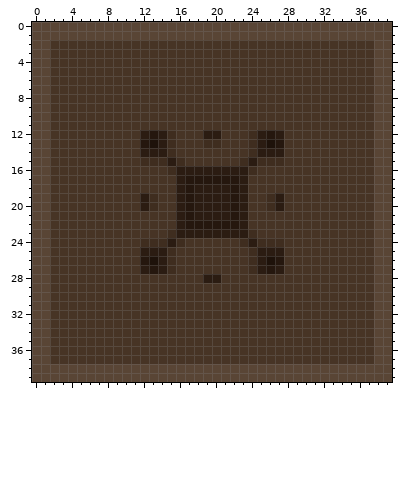
Edited in one commit: pixel-art sprite (cpp/res/entities/tiles/rubbertile.png). This is how it looked before the edit.
The file is 40x40 pixels. Colours within 5 levels of each other are drawn and written as one.
The result:
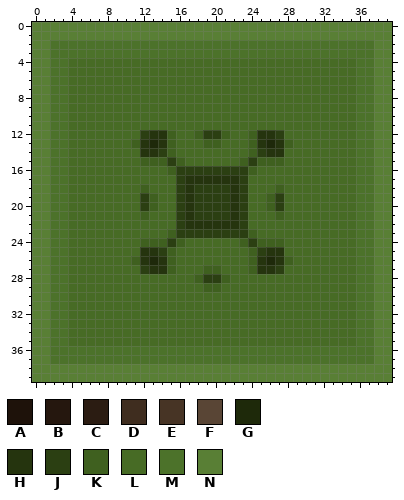
Palette (. is transparent): A #1e120a  B #25170e  C #2b1c12  D #3f2d1f  E #473425  F #594535  G #1e290a  H #25340e  J #2b3f12  K #3f601f  L #476b25  M #4c722a  N #597f35
What changed:
Changed rows in their new state; - is an unchanged pixel.
first column x 0:
 0 NNNNNNNNNNNNNNNNNNNNNNNNNNNNNNNNNNNNNNNN
 1 NNNNNNNNNNNNNNNNNNNNNNNNNNNNNNNNNNNNNNNN
 2 NNMMMMMMMMMMMMMMMMMMMMMMMMMMMMMMMMMMMMNN
 3 NNMMMMMMMMMMMMMMMMMMMMMMMMMMMMMMMMMMMMNN
 4 NNMMLLLLLLLLLLLLLLLLLLLLLLLLLLLLLLLLMMNN
 5 NNMMLLLLLLLLLLLLLLLLLLLLLLLLLLLLLLLLMMNN
 6 NNMMLLLLLLLLLLLLLLLLLLLLLLLLLLLLLLLLMMNN
 7 NNMMLLLLLLLLLLLLLLLLLLLLLLLLLLLLLLLLMMNN
 8 NNMMLLLLLLLLLLLLLLLLLLLLLLLLLLLLLLLLMMNN
 9 NNMMLLLLLLLLLLLLLLLLLLLLLLLLLLLLLLLLMMNN
10 NNMMLLLLLLLLLLLLLLLLLLLLLLLLLLLLLLLLMMNN
11 NNMMLLLLLLLLLLLLLLLLLLLLLLLLLLLLLLLLMMNN
12 NNMMLLLLLLLLJHHKLLKJJKLLKHHJLLLLLLLLMMNN
13 NNMMLLLLLLLKHGHKLLLKKLLLKHGHKLLLLLLLMMNN
14 NNMMLLLLLLLLHHJKLLLLLLLLKJHHLLLLLLLLMMNN
15 NNMMLLLLLLLLKKKJKLLLLLLKJKKKLLLLLLLLMMNN
16 NNMMLLLLLLLLLLLKJJJJJJJJKLLLLLLLLLLLMMNN
17 NNMMLLLLLLLLLLLLJHHHHHHJLLLLLLLLLLLLMMNN
18 NNMMLLLLLLLLKLLLJHJJJJHJLLLKLLLLLLLLMMNN
19 NNMMLLLLLLLLJKLLJHJJJJHJLLKJLLLLLLLLMMNN
20 NNMMLLLLLLLLJKLLJHJJJJHJLLKJLLLLLLLLMMNN
21 NNMMLLLLLLLLKLLLJHJJJJHJLLLKLLLLLLLLMMNN
22 NNMMLLLLLLLLLLLLJHHHHHHJLLLLLLLLLLLLMMNN
23 NNMMLLLLLLLLLLLKJJJJJJJJKLLLLLLLLLLLMMNN
24 NNMMLLLLLLLLKKKJKLLLLLLKJKKKLLLLLLLLMMNN
25 NNMMLLLLLLLLHHJKLLLLLLLLKJHHLLLLLLLLMMNN
26 NNMMLLLLLLLKHGHKLLLLLLLLKHGHKLLLLLLLMMNN
27 NNMMLLLLLLLLJHHKLLLKKLLLKHHJLLLLLLLLMMNN
28 NNMMLLLLLLLLLLLLLLKJJKLLLLLLLLLLLLLLMMNN
29 NNMMLLLLLLLLLLLLLLLKKLLLLLLLLLLLLLLLMMNN
30 NNMMLLLLLLLLLLLLLLLLLLLLLLLLLLLLLLLLMMNN
31 NNMMLLLLLLLLLLLLLLLLLLLLLLLLLLLLLLLLMMNN
32 NNMMLLLLLLLLLLLLLLLLLLLLLLLLLLLLLLLLMMNN
33 NNMMLLLLLLLLLLLLLLLLLLLLLLLLLLLLLLLLMMNN
34 NNMMLLLLLLLLLLLLLLLLLLLLLLLLLLLLLLLLMMNN
35 NNMMLLLLLLLLLLLLLLLLLLLLLLLLLLLLLLLLMMNN
36 NNMMMMMMMMMMMMMMMMMMMMMMMMMMMMMMMMMMMMNN
37 NNMMMMMMMMMMMMMMMMMMMMMMMMMMMMMMMMMMMMNN
38 NNNNNNNNNNNNNNNNNNNNNNNNNNNNNNNNNNNNNNNN
39 NNNNNNNNNNNNNNNNNNNNNNNNNNNNNNNNNNNNNNNN
Where, in picture pixels (left, top, right, bottom), the same in both pictures:
changed: (32, 22, 392, 382)
